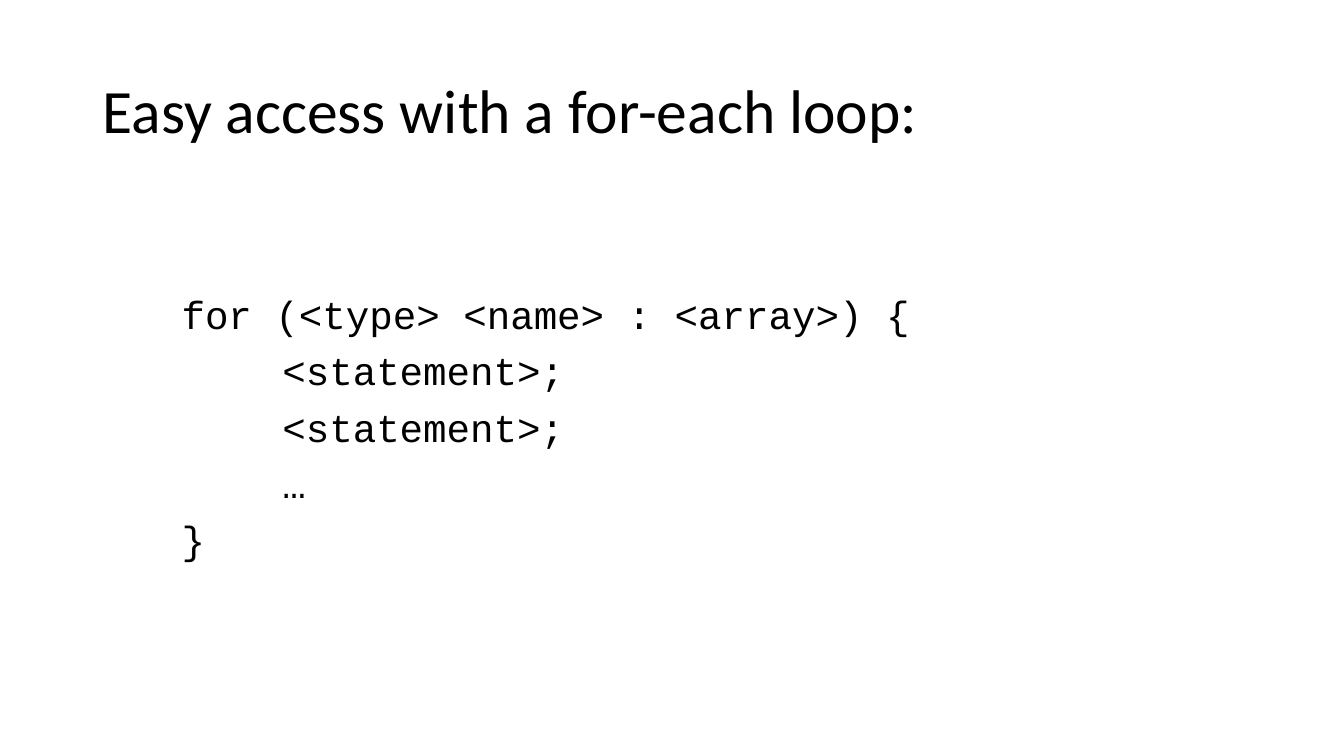
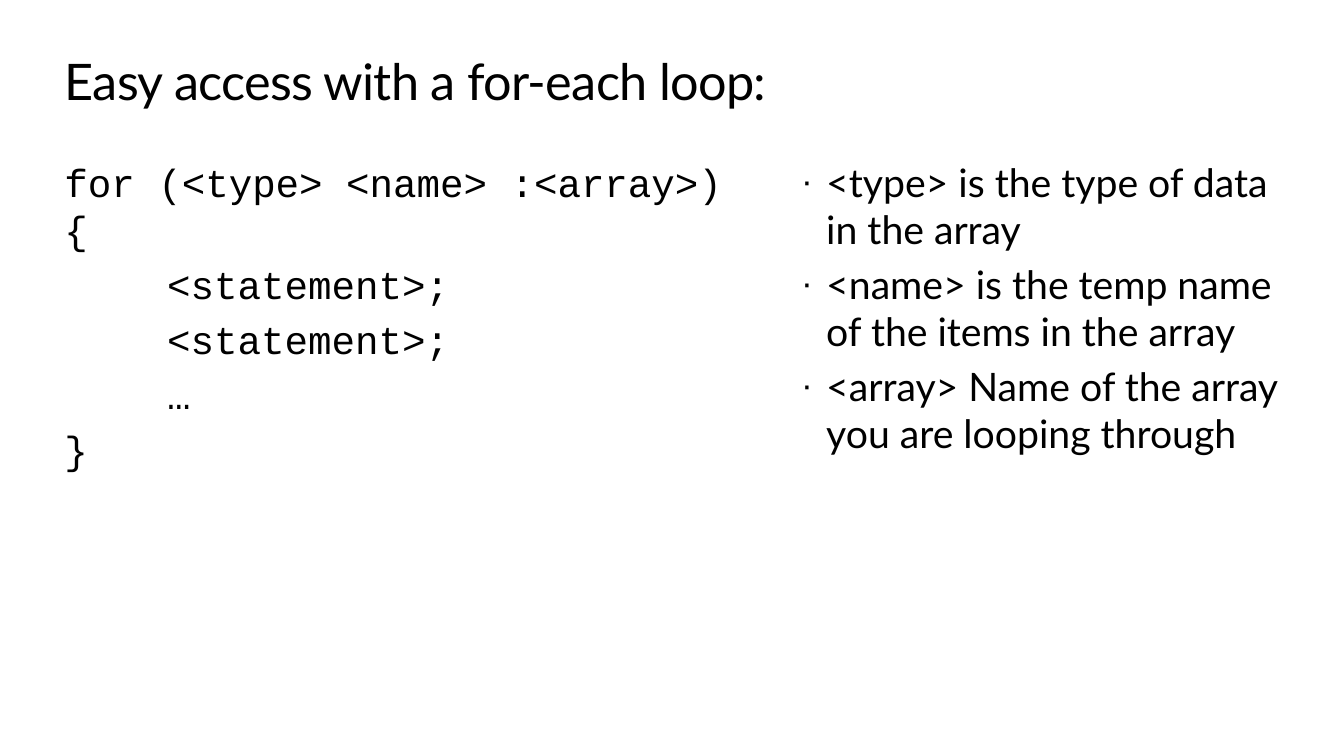
Before and after one commit to TEALSK12/apcsa-public, a slide deck: slide 36 of docs/Unit4/Unit4.pptx (slide 34 before the commit). Drawn at 1344x756 pixels with LibreOffice and Linux fonts; fonts in the diff are those of the drawing; background and template pictures are left out. Boxes give left, top, right and bottom in pixels: in the first picture for what was removed or moved away, otherwise in the second. Text is boxed around its words. In the diff, an @@ line names an element or a change of style, - is before the commit and + after.

```diff
--- a/docs/Unit4/Unit4.pptx
+++ b/docs/Unit4/Unit4.pptx
@@ title "Easy access with a for-each ...": place and size @@
-title "Easy access with a for-each ..." at <box>102,90,917,143</box>
+title "Easy access with a for-each ..." at <box>65,63,766,109</box>
@@ title "Easy access with a for-each ..." at <box>65,63,766,109</box>: size 44 to 36 pt, font Calibri to Lato, letter spacing 0 to -0.5 pt; line spacing 0.9 to 1; vertical alignment middle to top @@
@@ text at <box>64,169,722,205</box>: text changed @@
-for (<type> <name> : <array>) {
+for (<type> <name> :<array>) {
@@ text "for (<type> <name> :<array>) {": place and size @@
-text "for (<type> <name> :<array>) {" at <box>182,301,863,449</box>
+text "for (<type> <name> :<array>) {" at <box>64,169,722,361</box>
@@ text added at <box>826,168,1278,455</box>, 28 pt, text #000000 @@
+· <type> is the type of data in the array
+· <name> is the temp name of the items in the array
+· <array> Name of the array you are looping through
@@ text at <box>167,273,449,361</box>: line spacing 0.9 to 1; less space between paragraphs @@
```
Also in this commit, not shown: 63 other slides changed, 19 slides added, 15 slides removed, 48 other files.
